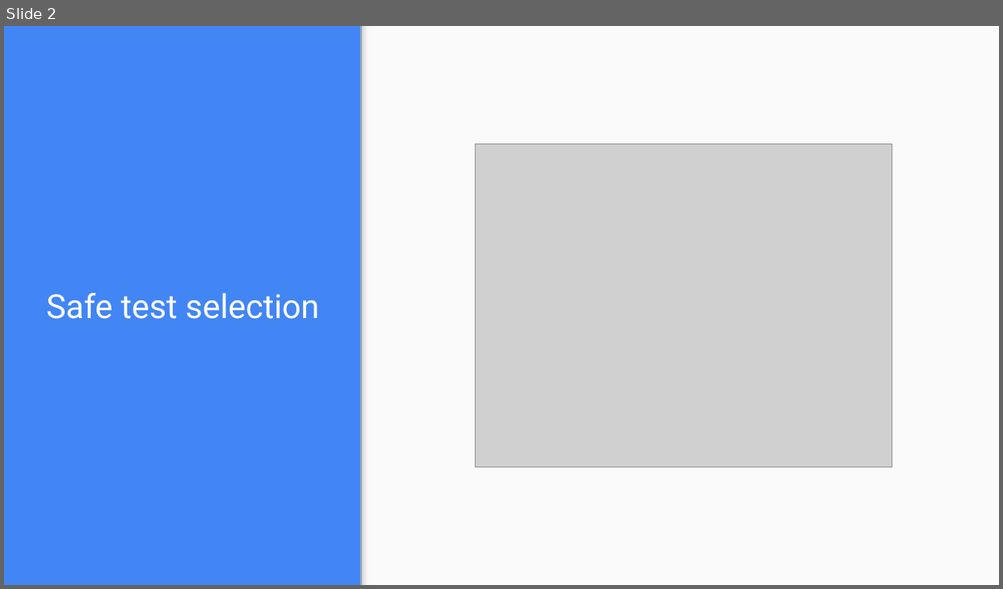
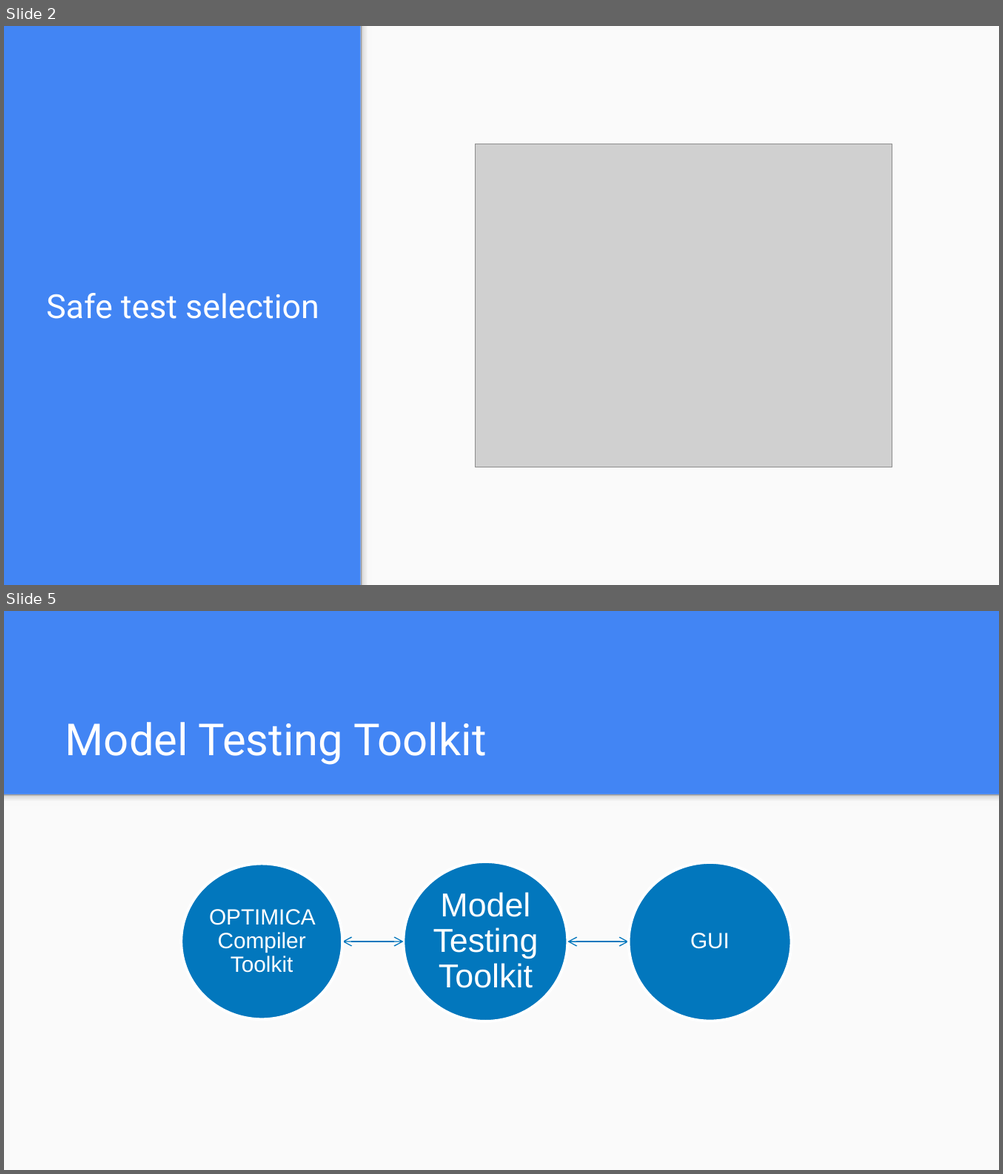
Before and after one commit to ErikHedblom/Master-Thesis, a slide deck: Exjobbspresentation.pptx. Shown one above the other, each under a label of ours: slide 2 before the commit, slides 2 and 5 after it; the slides between them are not shown. The pictures are 1003x589 and 1003x1174 pixels, drawn with LibreOffice and Linux fonts; fonts in the diff are those of the drawing; grey boxes stand for pictures. Boxes give left, top, right and bottom in pixels: in the first picture for what was removed or moved away, otherwise in the second. Text is boxed around its words. In the diff, an @@ line names an element or a change of style, - is before the commit and + after.

```diff
--- a/Exjobbspresentation.pptx
+++ b/Exjobbspresentation.pptx
@@ slide 5 added at (4, 611, 999, 1170), background #4285F4 @@
@@ title added at (65, 722, 486, 765), 32 pt, text #FFFFFF @@
+Model Testing Toolkit
@@ rectangle added at (4, 794, 999, 1170), fill #FAFAFA @@
@@ rectangle added at (4, 794, 999, 806), fill gradient #F9F9F9 to #DEDEDE to #999999 @@
@@ group added at (181, 862, 791, 1022): 3 ellipses, 3 texts, 2 freeform shapes @@
+Model Testing Toolkit
+GUI
+OPTIMICA Compiler Toolkit
```
Also in this commit, not shown: 3 slides changed, 2 other slides added, 3 slides removed.
